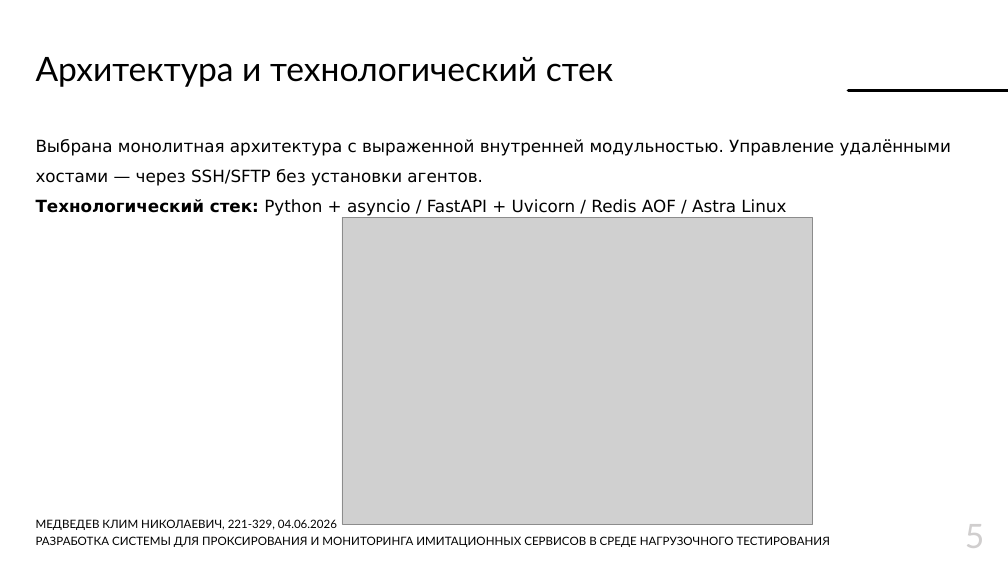
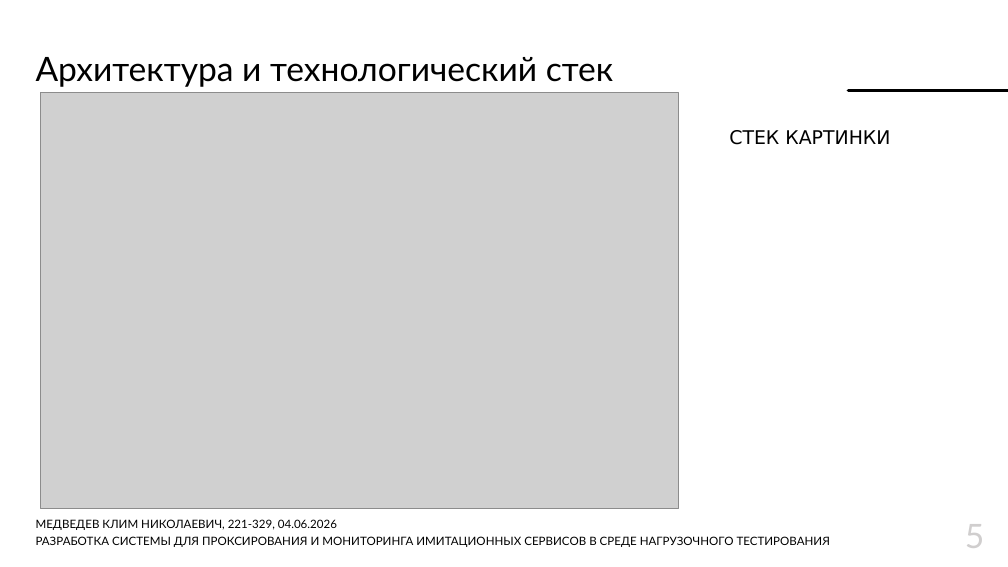
Before and after one commit to Lamardo43/educ-thesis, a slide deck: slide 5 of Thesis/docs/Презентация.pptx. Drawn at 1008x567 pixels with LibreOffice and Linux fonts; fonts in the diff are those of the drawing; grey boxes stand for pictures; background and template pictures are left out. Boxes give left, top, right and bottom in pixels: in the first picture for what was removed or moved away, otherwise in the second. Text is boxed around its words. In the diff, an @@ line names an element or a change of style, - is before the commit and + after.

```diff
--- a/Thesis/docs/Презентация.pptx
+++ b/Thesis/docs/Презентация.pptx
@@ picture: place and size @@
-picture at [342, 217, 813, 524]
+picture at [41, 93, 678, 509]
@@ text removed at [36, 139, 951, 216] @@
-Выбрана монолитная архитектура с выраженной внутренней модульностью. Управление удалёнными хостами — через SSH/SFTP без установки агентов.
-Технологический стек: Python + asyncio / FastAPI + Uvicorn / Redis AOF / Astra Linux
@@ text added at [729, 130, 890, 145], 18 pt, text #000000 @@
+СТЕК КАРТИНКИ
```
Also in this commit, not shown: 10 other slides changed, 12 other files.
